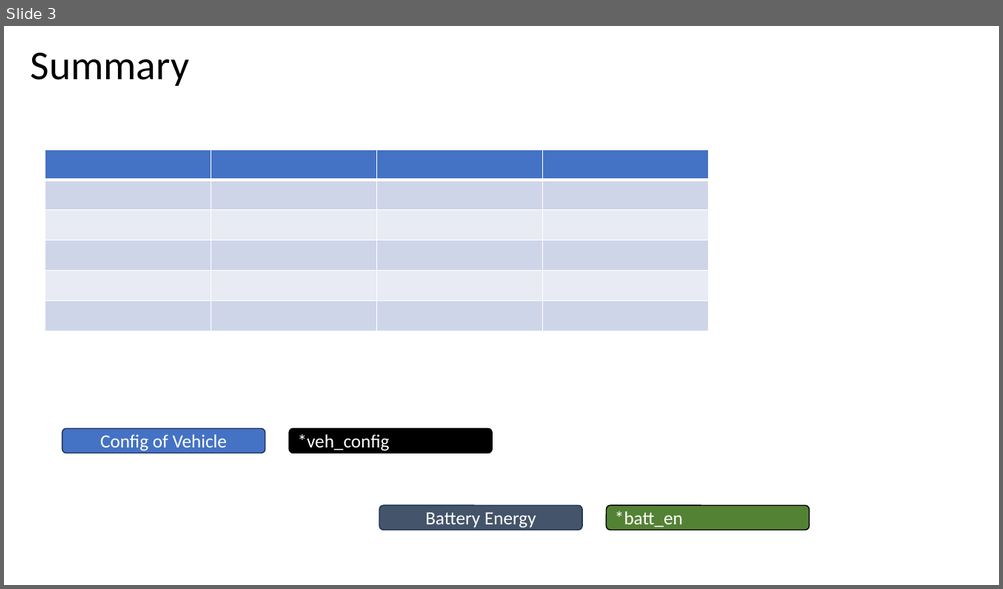
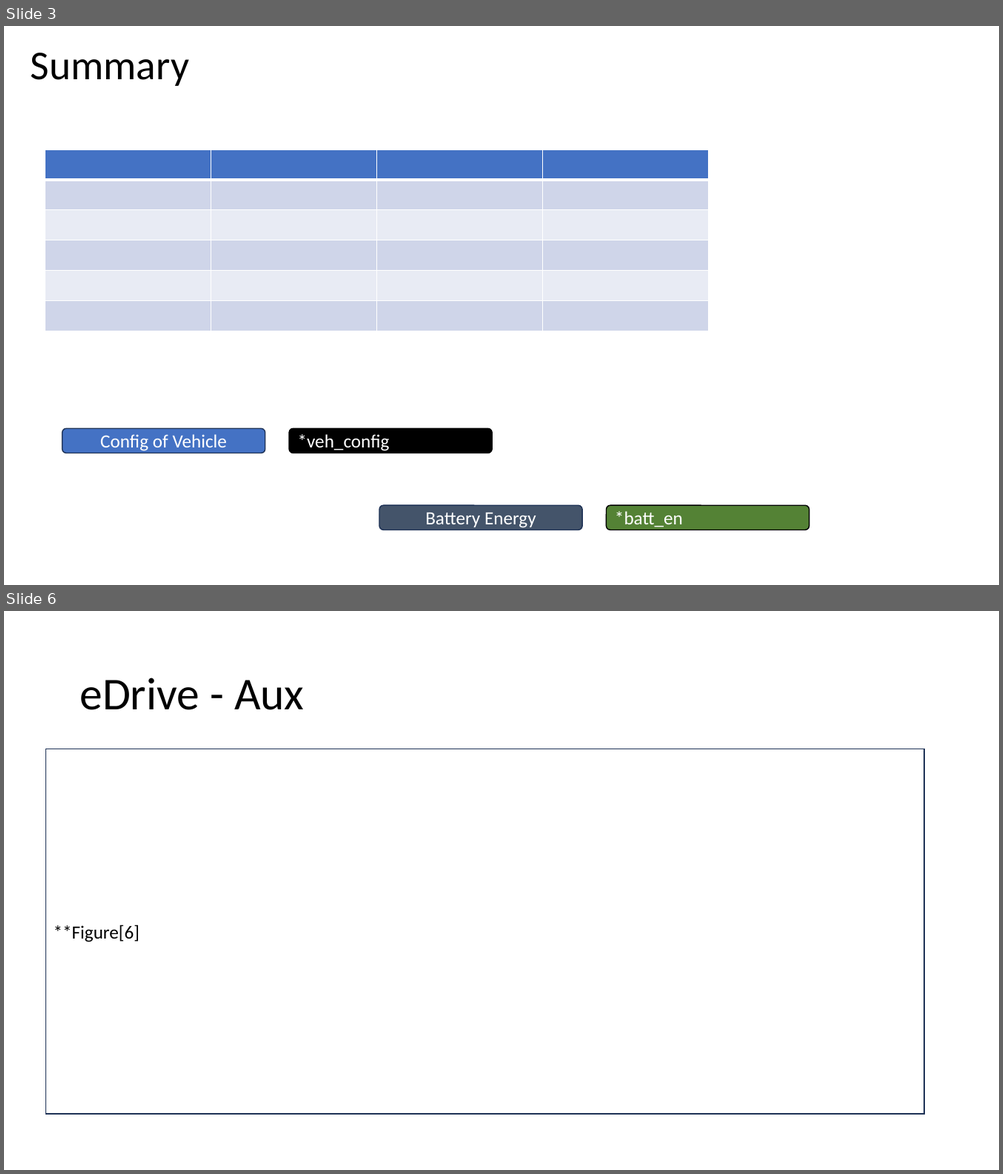
Before and after one commit to hvpn25-Coder/eBus_Tool, a slide deck: eBus_Functions/Post_Processing/Report_Templates/Single_Sim_Report_Templates/eBus_Sim_Battery.pptx. Shown one above the other, each under a label of ours: slide 3 before the commit, slides 3 and 6 after it; the slides between them are not shown. The pictures are 1003x589 and 1003x1174 pixels, drawn with LibreOffice and Linux fonts; fonts in the diff are those of the drawing. Boxes give left, top, right and bottom in pixels: in the first picture for what was removed or moved away, otherwise in the second. Text is boxed around its words. In the diff, an @@ line names an element or a change of style, - is before the commit and + after.

```diff
--- a/eBus_Functions/Post_Processing/Report_Templates/Single_Sim_Report_Templates/eBus_Sim_Battery.pptx
+++ b/eBus_Functions/Post_Processing/Report_Templates/Single_Sim_Report_Templates/eBus_Sim_Battery.pptx
@@ slide 6 added at [4, 611, 999, 1170], background #FFFFFF @@
@@ title added at [79, 678, 304, 710], 44 pt, text #000000 @@
+eDrive - Aux
@@ rectangle added at [45, 749, 924, 1115], fill #FFFFFF, outline #1E3256 1 pt, 18 pt, text #000000 @@
+**Figure[6]
```
Also in this commit, not shown: 3 other slides added, 7 slides removed, 2 other files.
